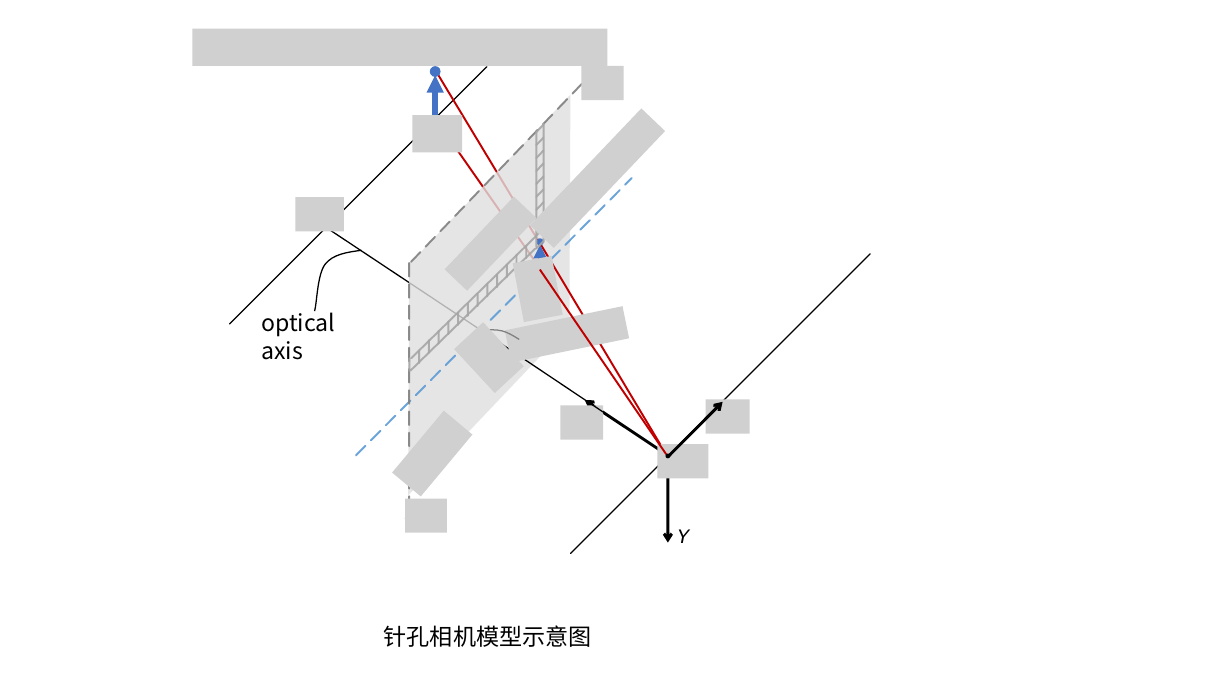
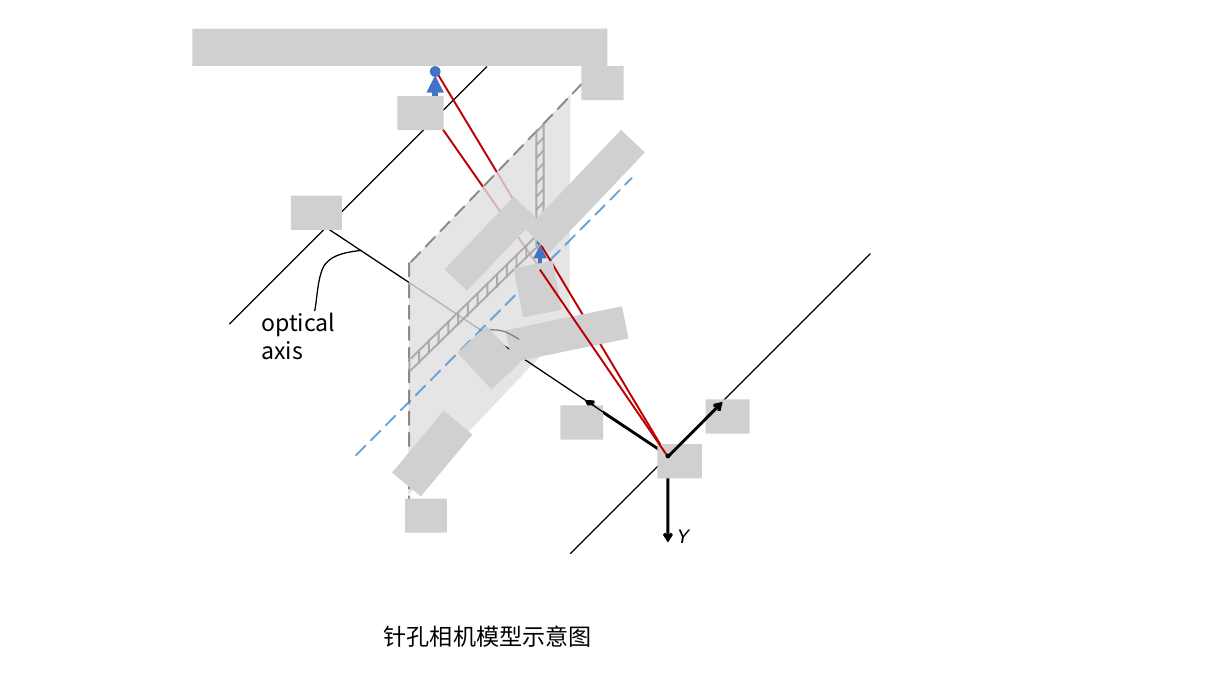
Before and after one commit to fseasy/blog, a slide deck: slide 1 of assets/posts/vslam/14-ch5/camera.pptx. Drawn at 1232x693 pixels with LibreOffice and Linux fonts; fonts in the diff are those of the drawing; grey boxes stand for pictures. Boxes give left, top, right and bottom in pixels: in the first picture for what was removed or moved away, otherwise in the second. Text is boxed around its words. In the diff, an @@ line names an element or a change of style, - is before the commit and + after.

```diff
--- a/assets/posts/vslam/14-ch5/camera.pptx
+++ b/assets/posts/vslam/14-ch5/camera.pptx
@@ picture added at bbox=[397, 96, 444, 130] @@
@@ picture removed at bbox=[412, 116, 462, 152] @@
@@ picture: place and size @@
-picture at bbox=[530, 108, 665, 248]
+picture at bbox=[526, 130, 646, 253]
@@ picture: place and size @@
-picture at bbox=[296, 197, 344, 231]
+picture at bbox=[291, 196, 342, 230]
@@ picture: place and size @@
-picture at bbox=[513, 256, 563, 322]
+picture at bbox=[514, 261, 562, 317]
@@ picture: place and size @@
-picture at bbox=[454, 323, 524, 394]
+picture at bbox=[457, 326, 520, 390]
@@ picture: place and size @@
-picture at bbox=[657, 445, 708, 479]
+picture at bbox=[657, 445, 701, 479]
```
Also in this commit, not shown: 1 other file.
